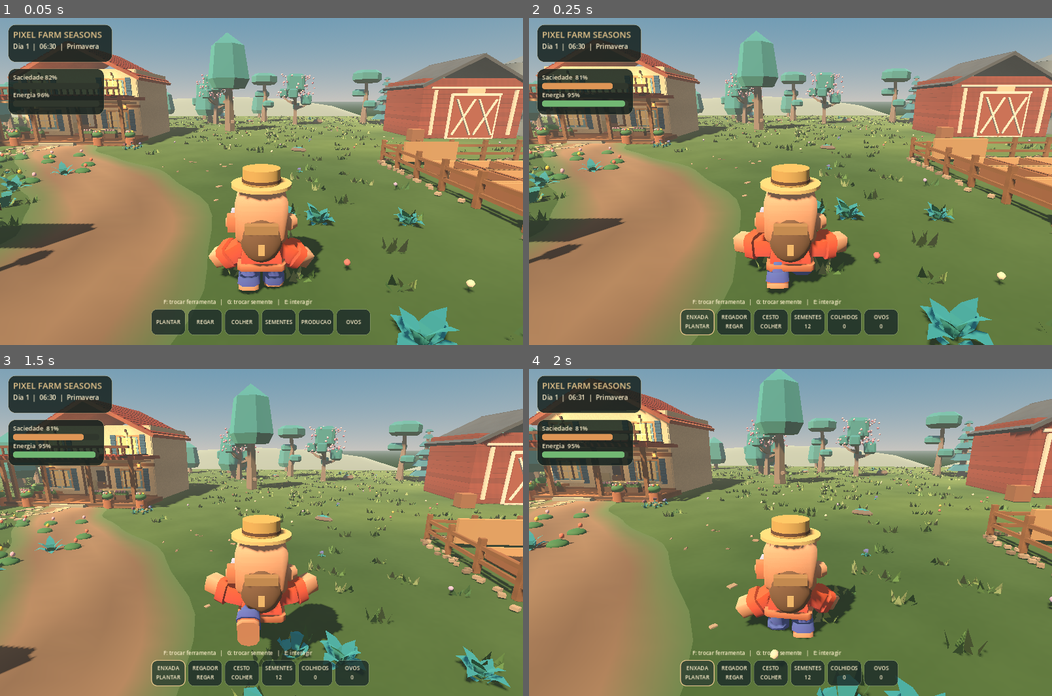
Above: before the commit, frames 1-4 (two rows, left to right).
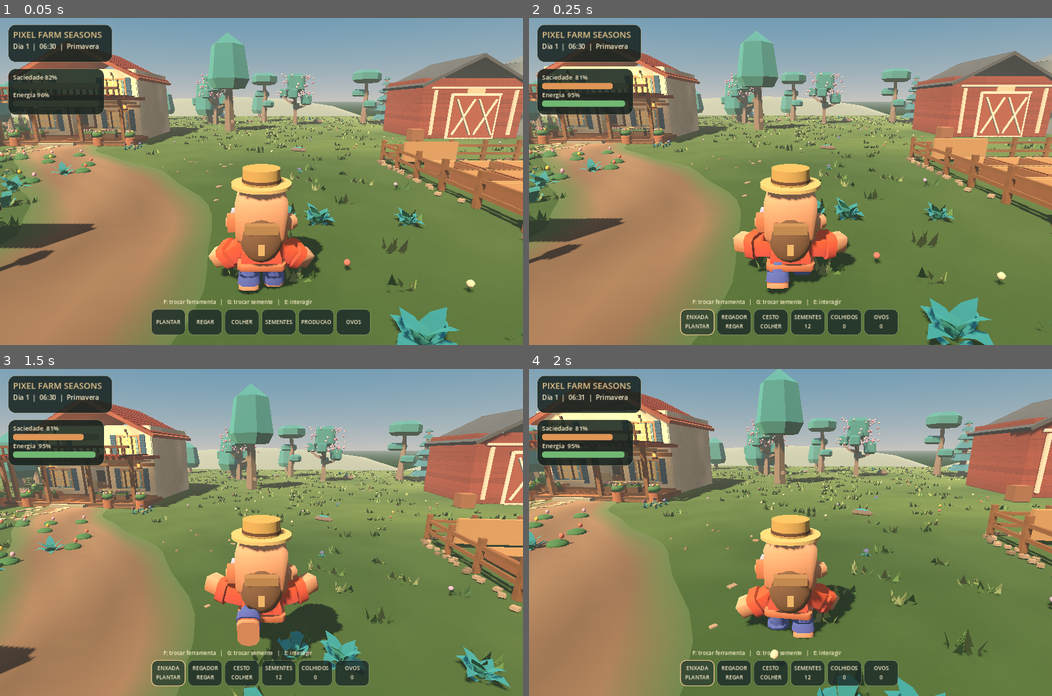
Above: after the commit, the same moments.

Repository: juniordev830/pixel-farm-seasons
Game: Godot game, scene res://scenes/farm_world.tscn
Same seed, same stepped clock (60 frames per second), same inputs: the game is played once before the commit and once after it.
Inputs (mouse positions are in pixels of both pictures, inside the frame that each line leads up to):
- Up to frame 1 (0.05 s): no input
- Up to frame 2 (0.25 s): no input
- Up to frame 3 (1.5 s): tap Enter (ui_accept) at 0.5 s; move the mouse to (287, 532) at 0.52 s; hold Ctrl (crouch) 0.53-1.28 s; hold W (move_forward) from 0.53 s (still down); tap Space (jump) at 0.77 s; move the mouse to (235, 532) at 1.27 s; tap Shift (sprint) at 1.35 s
- Up to frame 4 (2 s): keep holding W (move_forward); tap Space (jump) at 1.52 s

The runs differ from the first frame. In frame 1, 0.1% of the frame differs, in the area x 14-27%, y 15-36%; in frame 2, 0.2%; in frame 3, 0.2%; in frame 4, 0.3%, in the area x 1-27%, y 12-37%.

Commit message:
fix(graphics): apply plaster to enterable LifeSim facade rather than removed placeholder

Diff:
--- a/godot/scripts/realistic_material_pass.gd
+++ b/godot/scripts/realistic_material_pass.gd
@@ -63,3 +63,16 @@
         mesh_instance.material_override = selections[tag] as Material
         mesh_instance.set_meta("realism_surface", tag)
         applied_count += 1
+
+    # LifeSim replaces the temporary solid house with enterable walls.
+    # Finish the actual visible facade after PremiumArtPass has run.
+    var life := get_parent().get_node_or_null("LifeSim")
+    if life != null:
+        for wall_name in ["Parede oeste", "Parede leste", "Parede fundos",
+                          "Fachada terreo esquerda", "Fachada terreo direita",
+                          "Fachada segundo andar"]:
+            var wall := life.get_node_or_null(wall_name) as MeshInstance3D
+            if wall != null:
+                wall.material_override = plaster
+                wall.set_meta("realism_surface", wall_name)
+                applied_count += 1
